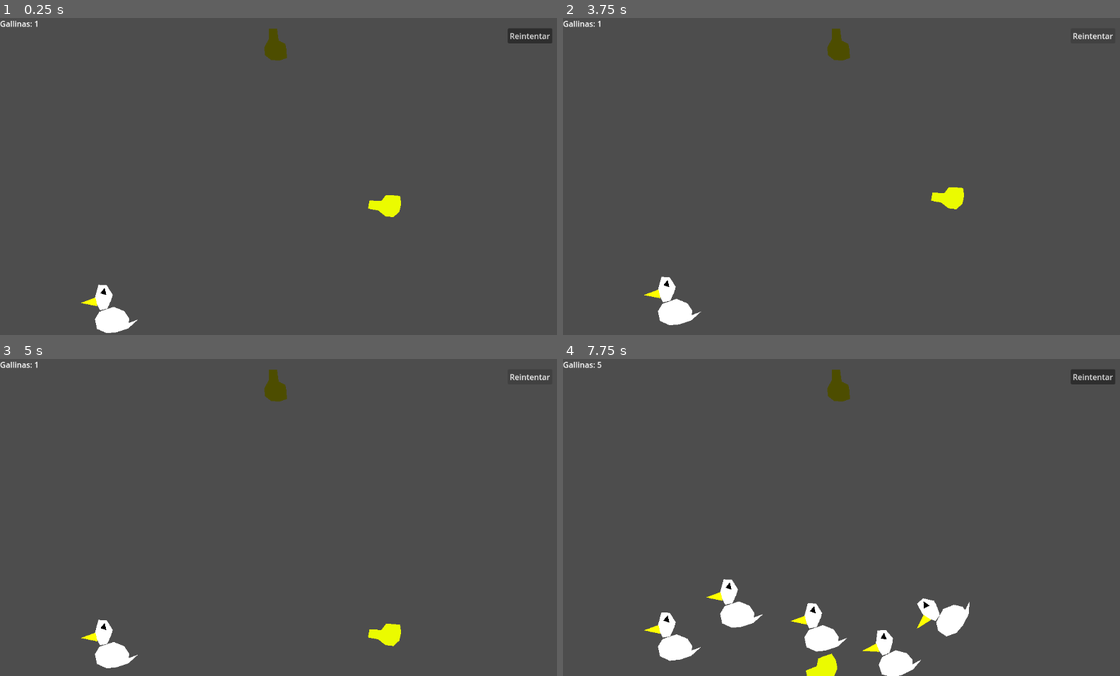
Above: before the commit, frames 1-4 (two rows, left to right).
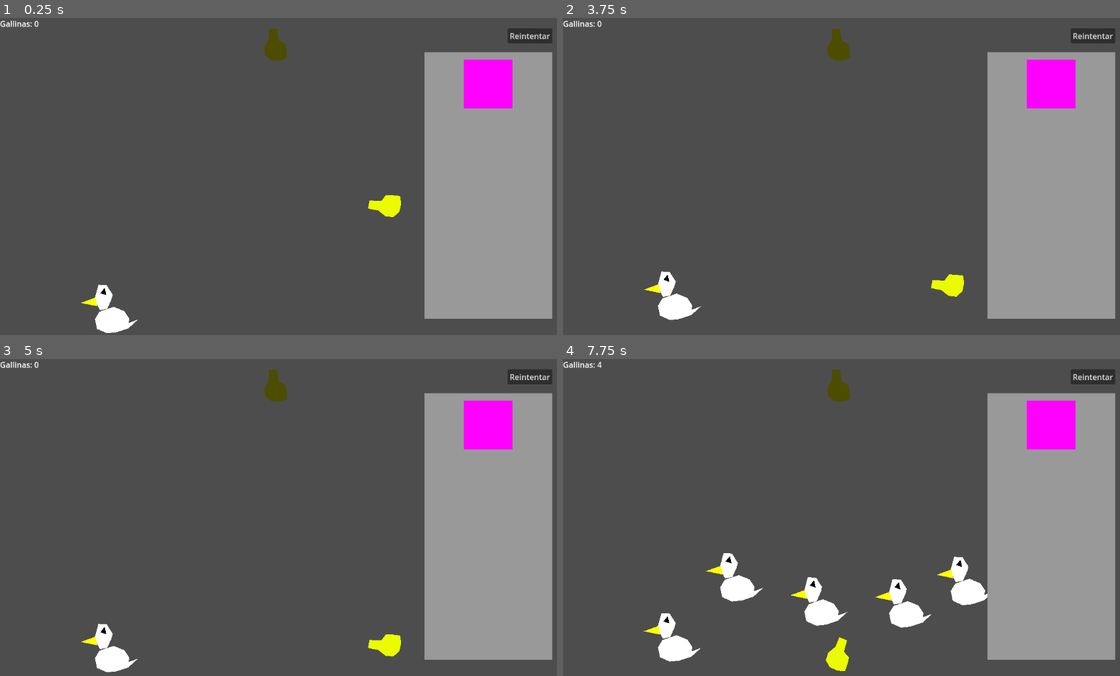
Above: after the commit, the same moments.

Repository: JuanFdS/ggj2024
Game: Godot game, scene res://Habitacion.tscn
Same seed, same stepped clock (60 frames per second), same inputs: the game is played once before the commit and once after it.
Inputs (mouse positions are in pixels of both pictures, inside the frame that each line leads up to; where the layout moved, square brackets give the same spot in the first picture):
- Up to frame 1 (0.25 s): no input
- Up to frame 2 (3.75 s): click (1053, 186) [1092, 37] at 0.5 s; click "Reintentar" at 1.25 s; click "Reintentar" at 2 s; click "Reintentar" at 2.75 s; click (1053, 186) [1092, 37] at 3.5 s
- Up to frame 3 (5 s): click (490, 527) [529, 378] at 4.25 s
- Up to frame 4 (7.75 s): move the mouse to (969, 501) at 5.02 s; click (969, 501) at 5.17 s; move the mouse to (730, 533) at 5.77 s; click (730, 533) at 5.92 s; move the mouse to (902, 447) at 6.52 s; click (902, 447) at 6.67 s; move the mouse to (819, 580) at 7.27 s; click (819, 580) at 7.42 s

The runs differ from the first frame. In frame 1, 19% of the frame differs, in the area x 6-100%, y 0-95%; in frame 2, 20%; in frame 3, 20%; in frame 4, 24%, in the area x 6-100%, y 0-100%.

Commit message:
Agregar botón para seleccionar cosas, extraer EstadoDelJuego

Diff:
--- /dev/null
+++ b/BotonSeleccionarCosa.gd
@@ -0,0 +1,9 @@
+extends TextureButton
+
+@export var tipo_de_cosa: PackedScene
+
+# Called when the node enters the scene tree for the first time.
+func _ready():
+	pressed.connect(func():
+		EstadoDelJuego.tipo_de_cosa_seleccionada = tipo_de_cosa
+	)
--- /dev/null
+++ b/EstadoDelJuego.gd
@@ -0,0 +1,23 @@
+extends Node
+
+const GALLINA = preload("res://Gallina.tscn")
+
+var tipo_de_cosa_seleccionada: PackedScene
+var cantidad_de_cosas: int
+
+# Called when the node enters the scene tree for the first time.
+func _ready():
+	inicializar()
+
+
+# Called every frame. 'delta' is the elapsed time since the previous frame.
+func spawnear_cosa():
+	cantidad_de_cosas += 1
+	return tipo_de_cosa_seleccionada.instantiate()
+
+func inicializar():
+	cantidad_de_cosas = 0
+	tipo_de_cosa_seleccionada = GALLINA
+
+func reiniciar():
+	inicializar()
--- /dev/null
+++ b/EstadoDelJuego.tscn
@@ -0,0 +1,6 @@
+[gd_scene load_steps=2 format=3 uid="uid://cpa1iambc5006"]
+
+[ext_resource type="Script" path="res://EstadoDelJuego.gd" id="1_2hif3"]
+
+[node name="EstadoDelJuego" type="Node"]
+script = ExtResource("1_2hif3")
--- /dev/null
+++ b/Gallina.tscn
@@ -0,0 +1,30 @@
+[gd_scene load_steps=3 format=3 uid="uid://cr7eculfvr0fs"]
+
+[sub_resource type="PhysicsMaterial" id="PhysicsMaterial_ag5ly"]
+bounce = 1.1
+
+[sub_resource type="CircleShape2D" id="CircleShape2D_8v2r4"]
+radius = 48.28
+
+[node name="Gallina" type="RigidBody2D"]
+position = Vector2(219, 571)
+collision_mask = 2147483649
+physics_material_override = SubResource("PhysicsMaterial_ag5ly")
+
+[node name="Gallina" type="Polygon2D" parent="."]
+position = Vector2(-552, -564)
+polygon = PackedVector2Array(531, 600, 527, 580, 536, 565, 565, 555, 587, 564, 597, 579, 596, 588, 615, 581, 595, 599, 571, 607, 551, 609)
+
+[node name="Polygon2D" type="Polygon2D" parent="Gallina"]
+polygon = PackedVector2Array(537, 562, 526, 540, 534, 510, 551, 511, 563, 530, 561, 539, 552, 559)
+
+[node name="Pico" type="Polygon2D" parent="Gallina"]
+color = Color(1, 1, 0, 1)
+polygon = PackedVector2Array(528, 536, 498, 547, 532, 554)
+
+[node name="Ojos" type="Polygon2D" parent="Gallina"]
+color = Color(0, 0, 0, 1)
+polygon = PackedVector2Array(538, 527, 547, 516, 550, 531)
+
+[node name="CollisionShape2D" type="CollisionShape2D" parent="."]
+shape = SubResource("CircleShape2D_8v2r4")
--- a/Habitacion.gd
+++ b/Habitacion.gd
@@ -3,15 +3,22 @@
 var cantidad_gallinas = 1
 
 func _ready():
-	%BotonReiniciar.pressed.connect(func(): get_tree().reload_current_scene())
+	%BotonReiniciar.pressed.connect(func():
+		EstadoDelJuego.reiniciar()
+		get_tree().reload_current_scene()
+	)
 
 func _process(_delta):
-	%Contador.text = "Gallinas: %s" % cantidad_gallinas
+	%Contador.text = "Gallinas: %s" % EstadoDelJuego.cantidad_de_cosas
 
 func _unhandled_input(event):
 	if event is InputEventMouseButton and event.is_pressed() and event.button_index == MouseButton.MOUSE_BUTTON_LEFT and not event.is_echo():
-		var nueva_gallina = $Gallina.duplicate()
-		add_child(nueva_gallina)
-		nueva_gallina.global_position = event.global_position
+		var nueva_gallina = EstadoDelJuego.spawnear_cosa()
+		agregar_en(nueva_gallina, event.global_position)
+
 		$SpawnSfx.play()
 		cantidad_gallinas += 1
+
+func agregar_en(cosa, posicion_global):
+	add_child(cosa)
+	cosa.global_position = posicion_global
--- a/Habitacion.tscn
+++ b/Habitacion.tscn
@@ -1,8 +1,10 @@
-[gd_scene load_steps=15 format=3 uid="uid://cpccuxm74oow3"]
+[gd_scene load_steps=19 format=3 uid="uid://cpccuxm74oow3"]
 
 [ext_resource type="Script" path="res://Habitacion.gd" id="1_i1ca1"]
 [ext_resource type="Script" path="res://LamparitaNueva.gd" id="2_xrxmd"]
+[ext_resource type="PackedScene" uid="uid://cr7eculfvr0fs" path="res://Gallina.tscn" id="3_2a7ha"]
 [ext_resource type="AudioStream" uid="uid://m00i60fa0h3b" path="res://Sounds/spawn_1.wav" id="3_mpgl4"]
+[ext_resource type="Script" path="res://BotonSeleccionarCosa.gd" id="4_th3gl"]
 
 [sub_resource type="WorldBoundaryShape2D" id="WorldBoundaryShape2D_kf7ph"]
 normal = Vector2(1, 0)
@@ -27,12 +29,6 @@
 
 [sub_resource type="RectangleShape2D" id="RectangleShape2D_du3yr"]
 size = Vector2(75, 36)
-
-[sub_resource type="PhysicsMaterial" id="PhysicsMaterial_ag5ly"]
-bounce = 1.1
-
-[sub_resource type="CircleShape2D" id="CircleShape2D_8v2r4"]
-radius = 48.28
 
 [sub_resource type="LabelSettings" id="LabelSettings_ppkp1"]
 font_size = 50
@@ -40,7 +36,14 @@
 outline_color = Color(0, 0, 0, 1)
 
 [sub_resource type="RectangleShape2D" id="RectangleShape2D_r3582"]
-size = Vector2(267, 549)
+size = Vector2(263.5, 549)
+
+[sub_resource type="StyleBoxFlat" id="StyleBoxFlat_anw5k"]
+
+[sub_resource type="Theme" id="Theme_aud63"]
+
+[sub_resource type="PlaceholderTexture2D" id="PlaceholderTexture2D_xtmx5"]
+size = Vector2(100, 100)
 
 [node name="Habitacion" type="Node2D"]
 script = ExtResource("1_i1ca1")
@@ -113,28 +116,7 @@
 position = Vector2(29.5717, -0.109863)
 shape = SubResource("RectangleShape2D_du3yr")
 
-[node name="Gallina" type="RigidBody2D" parent="."]
-position = Vector2(219, 571)
-collision_mask = 2147483649
-physics_material_override = SubResource("PhysicsMaterial_ag5ly")
-
-[node name="Gallina" type="Polygon2D" parent="Gallina"]
-position = Vector2(-552, -564)
-polygon = PackedVector2Array(531, 600, 527, 580, 536, 565, 565, 555, 587, 564, 597, 579, 596, 588, 615, 581, 595, 599, 571, 607, 551, 609)
-
-[node name="Polygon2D" type="Polygon2D" parent="Gallina/Gallina"]
-polygon = PackedVector2Array(537, 562, 526, 540, 534, 510, 551, 511, 563, 530, 561, 539, 552, 559)
-
-[node name="Pico" type="Polygon2D" parent="Gallina/Gallina"]
-color = Color(1, 1, 0, 1)
-polygon = PackedVector2Array(528, 536, 498, 547, 532, 554)
-
-[node name="Ojos" type="Polygon2D" parent="Gallina/Gallina"]
-color = Color(0, 0, 0, 1)
-polygon = PackedVector2Array(538, 527, 547, 516, 550, 531)
-
-[node name="CollisionShape2D" type="CollisionShape2D" parent="Gallina"]
-shape = SubResource("CircleShape2D_8v2r4")
+[node name="Gallina" parent="." instance=ExtResource("3_2a7ha")]
 
 [node name="Mensajito" type="Label" parent="."]
 unique_name_in_owner = true
@@ -165,14 +147,59 @@
 [node name="Camera2D" type="Camera2D" parent="."]
 anchor_mode = 0
 
-[node name="MenúItem" type="RigidBody2D" parent="."]
+[node name="MenúItem" type="StaticBody2D" parent="."]
 position = Vector2(995, 342)
-collision_mask = 2147483649
+collision_layer = 2147483648
+collision_mask = 0
 
 [node name="CollisionShape2D" type="CollisionShape2D" parent="MenúItem"]
+position = Vector2(1.75, 0)
 shape = SubResource("RectangleShape2D_r3582")
 
-[node name="Polygon2D" type="Polygon2D" parent="MenúItem"]
+[node name="CanvasLayer" type="CanvasLayer" parent="MenúItem"]
+
+[node name="Control" type="Control" parent="MenúItem/CanvasLayer"]
+layout_mode = 3
+anchor_left = 0.773
+anchor_top = 0.145
+anchor_right = 0.957
+anchor_bottom = 0.923
+offset_left = -23.4961
+offset_top = -23.96
+offset_right = 25.536
+offset_bottom = 16.896
+grow_horizontal = 2
+grow_vertical = 2
+
+[node name="PanelContainer" type="PanelContainer" parent="MenúItem/CanvasLayer/Control"]
+layout_mode = 1
+anchors_preset = 15
+anchor_right = 1.0
+anchor_bottom = 1.0
+grow_horizontal = 2
+grow_vertical = 2
+theme_override_styles/panel = SubResource("StyleBoxFlat_anw5k")
+
+[node name="MarginContainer" type="MarginContainer" parent="MenúItem/CanvasLayer/Control/PanelContainer"]
+layout_mode = 2
+theme = SubResource("Theme_aud63")
+theme_override_constants/margin_left = 15
+theme_override_constants/margin_top = 15
+theme_override_constants/margin_right = 15
+theme_override_constants/margin_bottom = 15
+
+[node name="GridContainer" type="GridContainer" parent="MenúItem/CanvasLayer/Control/PanelContainer/MarginContainer"]
+clip_contents = true
+layout_mode = 2
+size_flags_horizontal = 4
+
+[node name="TextureButton" type="TextureButton" parent="MenúItem/CanvasLayer/Control/PanelContainer/MarginContainer/GridContainer"]
+layout_mode = 2
+size_flags_horizontal = 3
+size_flags_vertical = 3
+texture_normal = SubResource("PlaceholderTexture2D_xtmx5")
+script = ExtResource("4_th3gl")
+tipo_de_cosa = ExtResource("3_2a7ha")
 
 [node name="SpawnSfx" type="AudioStreamPlayer" parent="."]
 stream = ExtResource("3_mpgl4")
--- a/project.godot
+++ b/project.godot
@@ -15,6 +15,10 @@
 config/features=PackedStringArray("4.2", "Forward Plus")
 config/icon="res://icon.svg"
 
+[autoload]
+
+EstadoDelJuego="*res://EstadoDelJuego.tscn"
+
 [input]
 
 spawn={
@@ -22,3 +26,8 @@
 "events": [Object(InputEventMouseButton,"resource_local_to_scene":false,"resource_name":"","device":-1,"window_id":0,"a …(253 unchanged characters)…
 ]
 }
+
+[layer_names]
+
+2d_physics/layer_1="Cosas"
+2d_physics/layer_32="Terreno"
